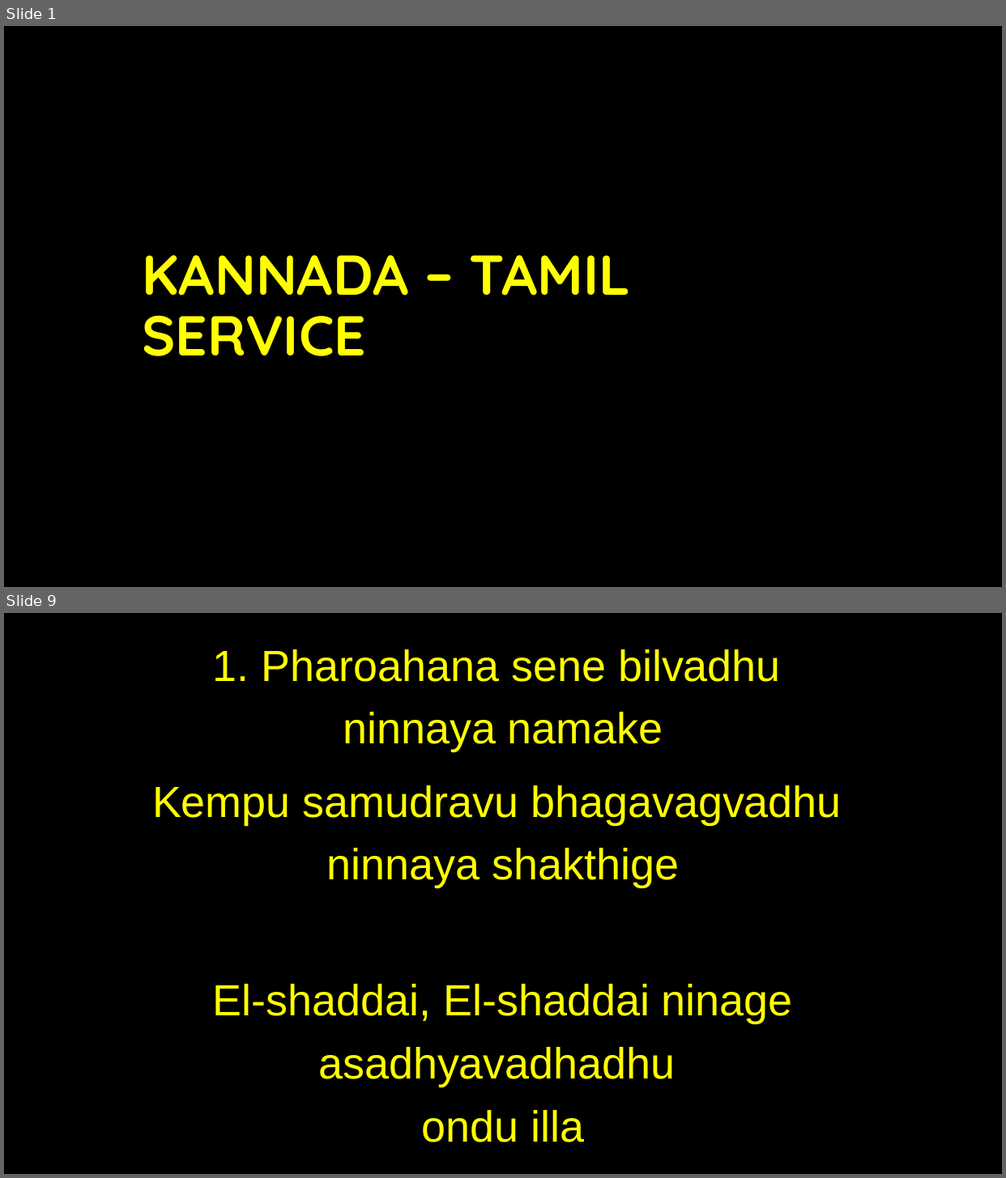
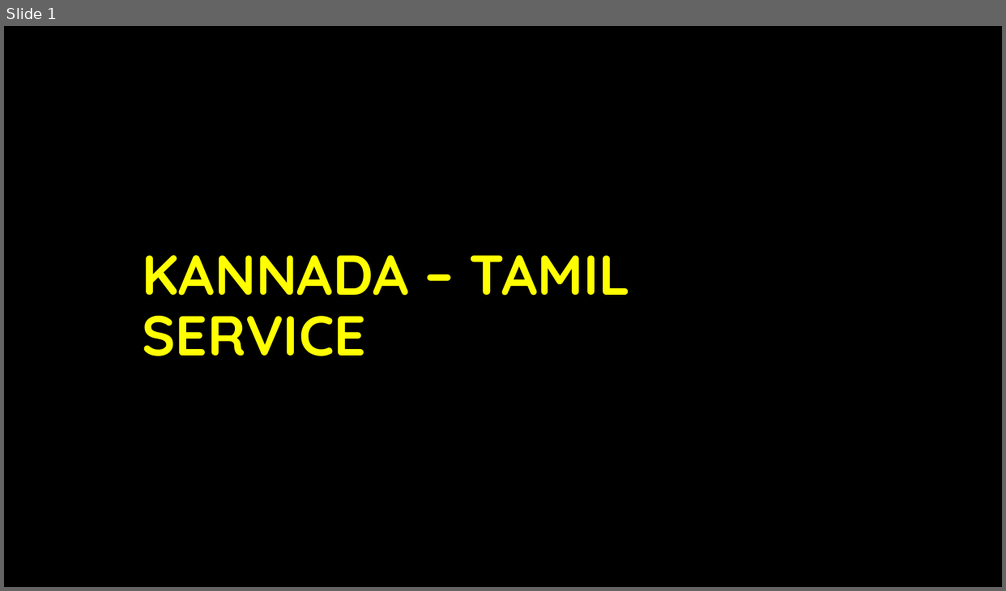
Before and after one commit to bkumarn002/ELBTL-SONGS, a slide deck: KANNADA/27TH_JULY/27th July Worship PPT.pptx. Shown one above the other, each under a label of ours: slides 1 and 9 before the commit, slide 1 after it; the slides between them are not shown. The pictures are 1006x1178 and 1006x591 pixels, drawn with LibreOffice and Linux fonts; fonts in the diff are those of the drawing; background and template pictures are left out. Boxes give left, top, right and bottom in pixels: in the first picture for what was removed or moved away, otherwise in the second. Text is boxed around its words. In the diff, an @@ line names an element or a change of style, - is before the commit and + after.

```diff
--- a/KANNADA/27TH_JULY/27th July Worship PPT.pptx
+++ b/KANNADA/27TH_JULY/27th July Worship PPT.pptx
@@ slide 9 removed at <box>4,613,1002,1174</box>, background #000000 @@
@@ text removed at <box>152,649,842,1143</box> @@
-1. Pharoahana sene bilvadhu
-ninnaya namake
-Kempu samudravu bhagavagvadhu
-ninnaya shakthige
-El-shaddai, El-shaddai ninage asadhyavadhadhu
-ondu illa
```
Also in this commit, not shown: 5 slides changed, 55 other slides removed.
